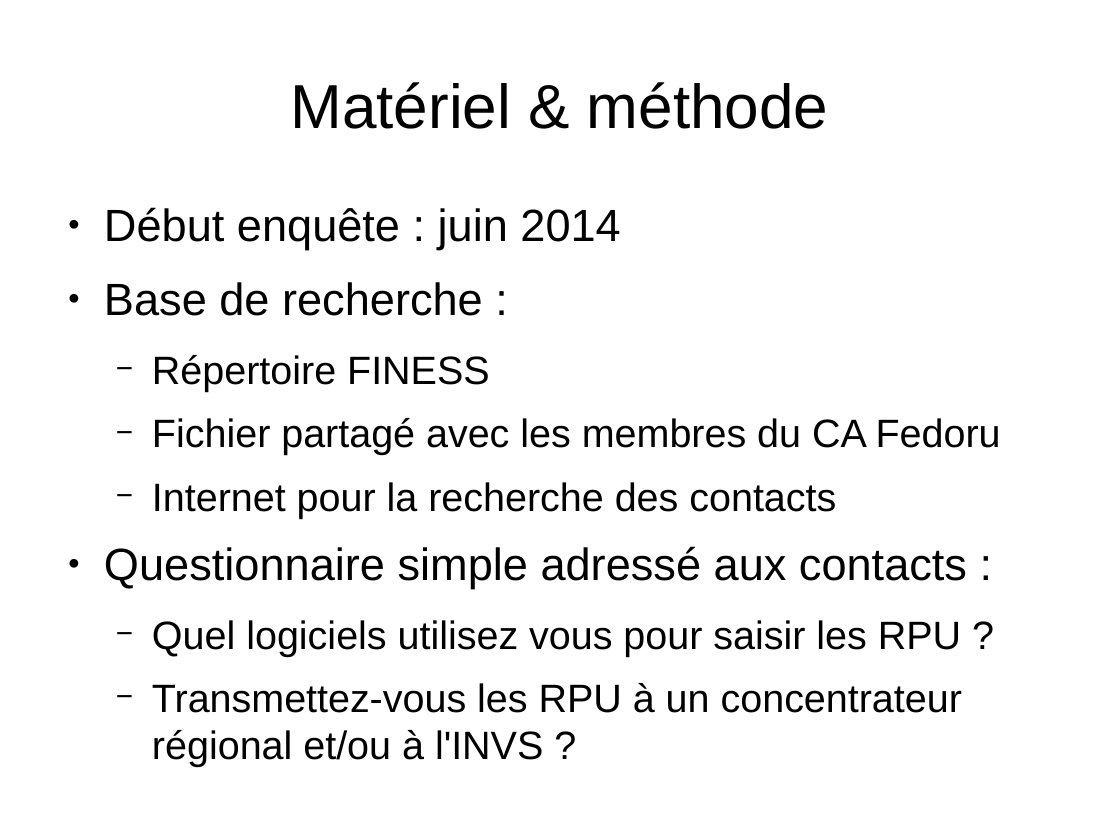
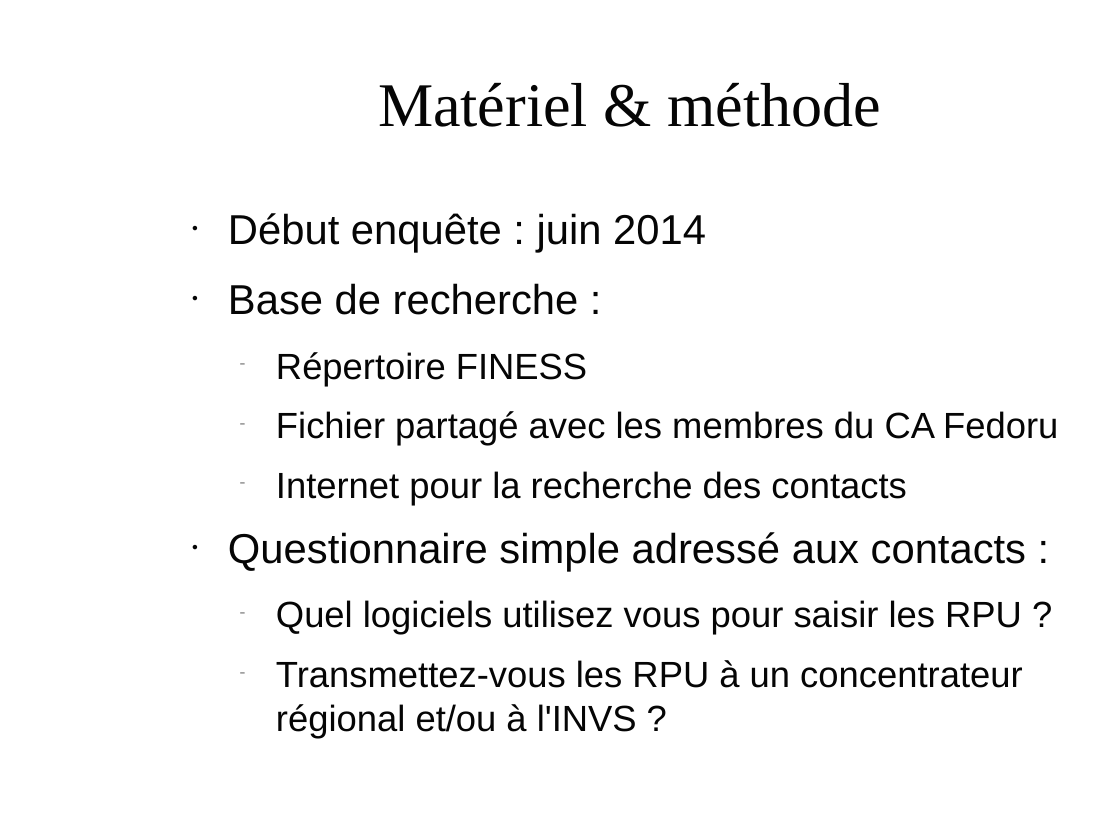
Before and after one commit to jcrb/InformatisationSU, a slide deck: slide 2 of Logiciels RPU.odp. Drawn at 1120x840 pixels with LibreOffice and Linux fonts; fonts in the diff are those of the drawing; background and template pictures are left out. Boxes give left, top, right and bottom in pixels: in the first picture for what was removed or moved away, otherwise in the second. Text is boxed around its words. In the diff, an @@ line names an element or a change of style, - is before the commit and + after.

```diff
--- a/Logiciels RPU.odp
+++ b/Logiciels RPU.odp
@@ title "Matériel & méthode": place and size @@
-title "Matériel & méthode" at bbox=[291, 82, 828, 129]
+title "Matériel & méthode" at bbox=[378, 82, 881, 127]
@@ title "Matériel & méthode" at bbox=[378, 82, 881, 127]: font Arial to Times New Roman, text colour #000000 to #050505 @@
@@ text "Début enquête : juin 2014": place and size @@
-text "Début enquête : juin 2014" at bbox=[104, 207, 1001, 767]
+text "Début enquête : juin 2014" at bbox=[228, 213, 1058, 738]
@@ text "Début enquête : juin 2014" at bbox=[228, 213, 1058, 738]: size 32 to 29.6 pt in "Début enquête : juin 2014", "Base de recherche :", "Questionnaire simple adressé aux contacts :"; text colour #000000 to #050505; size 28 to 25.8 pt in "Répertoire FINESS", "Fichier partagé avec les membres du CA ...", "Internet pour la recherche des contacts", "Quel logiciels utilisez vous pour saisir les ..." and 1 more places; bullet colour #000000 to #050505 @@
```
Also in this commit, not shown: 6 other slides changed, 4 slides added, 3 slides removed, 12 other files.
